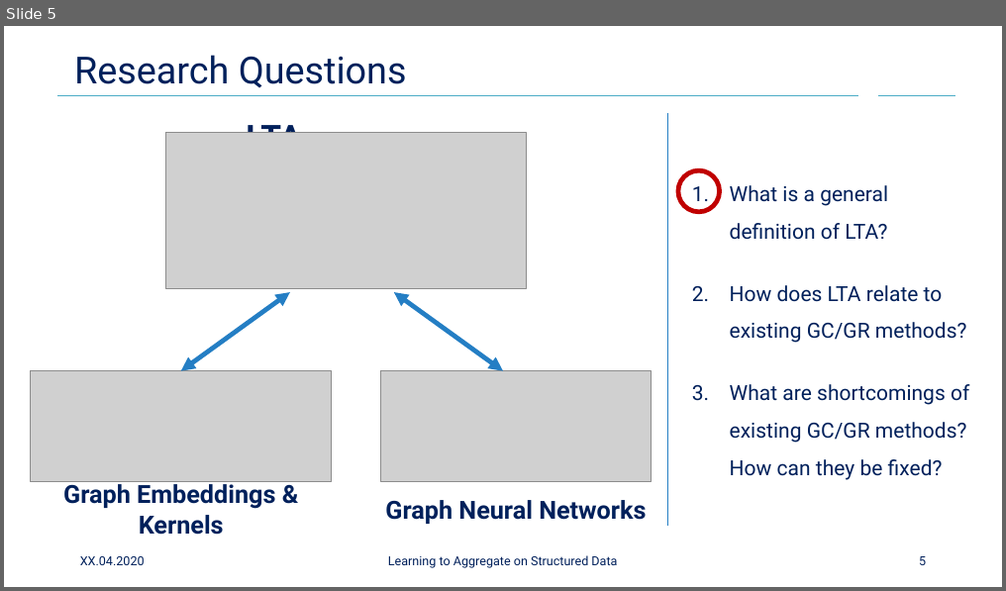
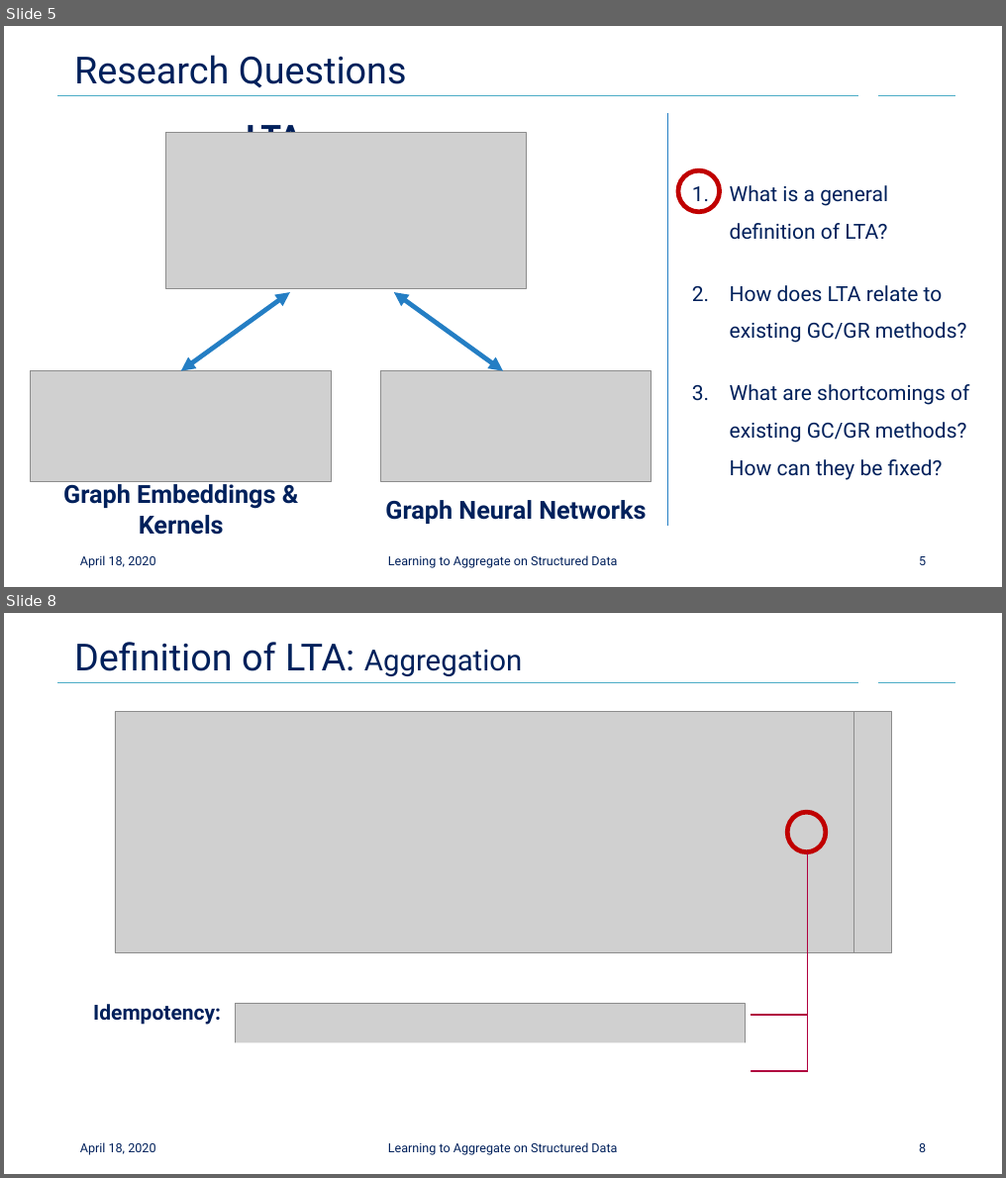
Before and after one commit to Cortys/master-thesis, a slide deck: presentation/final/final_presentation.pptx. Shown one above the other, each under a label of ours: slide 5 before the commit, slides 5 and 8 after it; the slides between them are not shown. The pictures are 1006x591 and 1006x1178 pixels, drawn with LibreOffice and Linux fonts; fonts in the diff are those of the drawing; grey boxes stand for pictures; background and template pictures are left out. Boxes give left, top, right and bottom in pixels: in the first picture for what was removed or moved away, otherwise in the second. Text is boxed around its words. In the diff, an @@ line names an element or a change of style, - is before the commit and + after.

Commit message:
added lta definition slides

```diff
--- a/presentation/final/final_presentation.pptx
+++ b/presentation/final/final_presentation.pptx
@@ slide 8 added at bbox=[4, 613, 1002, 1174], background #FFFFFF; not listed: 2 template elements that a slide beside it also shows @@
@@ title added at bbox=[74, 642, 523, 676], 36 pt, text #00205B @@
+Definition of LTA: Aggregation
@@ picture added at bbox=[115, 712, 891, 953] @@
@@ picture added at bbox=[115, 712, 854, 953] @@
@@ ellipse added at bbox=[788, 812, 826, 853], outline #C00000 4.5 pt @@
@@ freeform shape added at bbox=[751, 853, 808, 1072], outline #B0003E 1.5 pt @@
@@ freeform shape added at bbox=[751, 853, 808, 1015], outline #B0003E 1.5 pt @@
@@ text added at bbox=[93, 1004, 221, 1025], 20 pt, text #00205B, bold @@
+Idempotency:
@@ picture added at bbox=[236, 1003, 745, 1083] @@
@@ text added at bbox=[30, 1045, 229, 1099], 20 pt, text #00205B, bold @@
+Zero invariance:
@@ rectangle added at bbox=[63, 1044, 750, 1093], fill #FFFFFF @@
@@ text added at bbox=[80, 1143, 155, 1156], 12 pt, text #00205B @@
+April 18, 2020
@@ text added at bbox=[388, 1143, 617, 1156], 12 pt, text #00205B @@
+Learning to Aggregate on Structured Data
@@ page number added at bbox=[919, 1144, 926, 1153], 12 pt, text #00205B @@
+8
@@ slide 5 changed as well @@
@@ text at bbox=[80, 556, 155, 569]: text changed @@
-XX.04.2020
+April 18, 2020
```
Also in this commit, not shown: 5 other slides changed, 4 other slides added, 9 other files.
